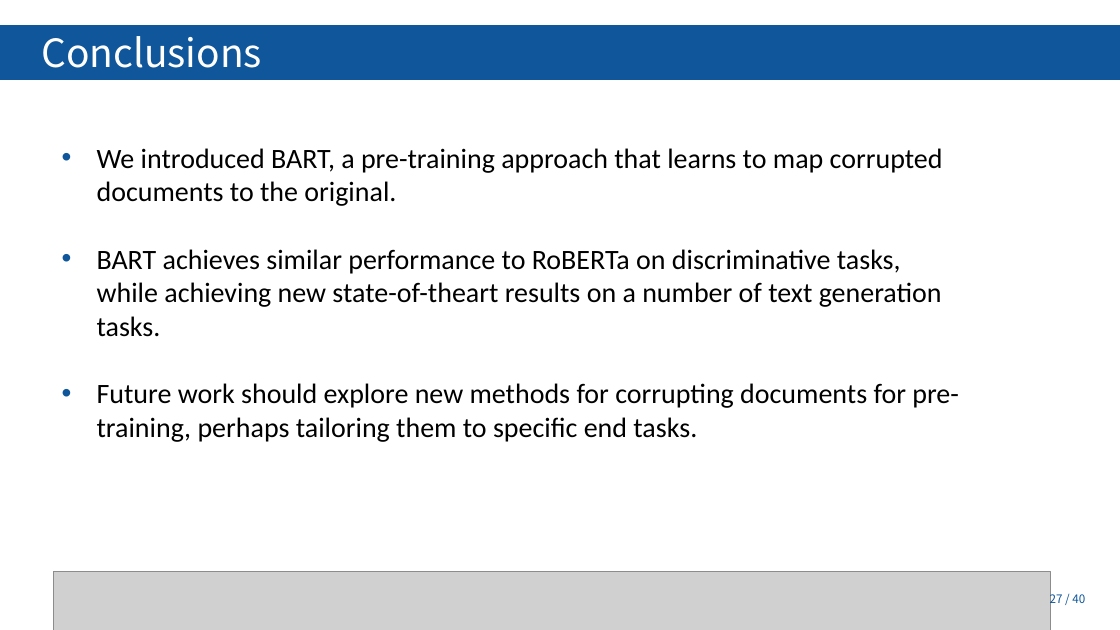
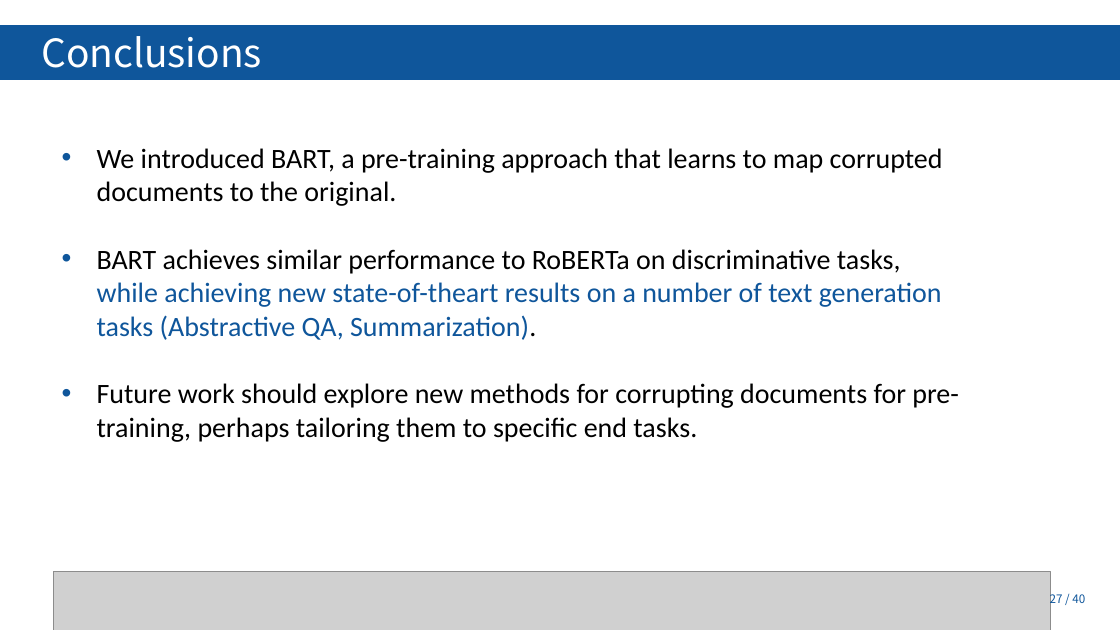
Before and after one commit to Tiabet/Paper-for-ML-DL, a slide deck: slide 27 of 세미나/BART_김정현.pptx. Drawn at 1120x630 pixels with LibreOffice and Linux fonts; fonts in the diff are those of the drawing; grey boxes stand for pictures; background and template pictures are left out. Boxes give left, top, right and bottom in pixels: in the first picture for what was removed or moved away, otherwise in the second. Text is boxed around its words. In the diff, an @@ line names an element or a change of style, - is before the commit and + after.

```diff
--- a/세미나/BART_김정현.pptx
+++ b/세미나/BART_김정현.pptx
@@ text at [97,249,942,340]: text changed; text colour #000000 to #0F569B @@
-• BART achieves similar performance to RoBERTa on discriminative tasks, while achieving new state-of-theart results on a number of text generation tasks.
+• BART achieves similar performance to RoBERTa on discriminative tasks, while achieving new state-of-theart results on a number of text generation tasks (Abstractive QA, Summarization).
```
Also in this commit, not shown: 20 other slides changed, 1 slide added, 1 slide removed, 2 other files.
